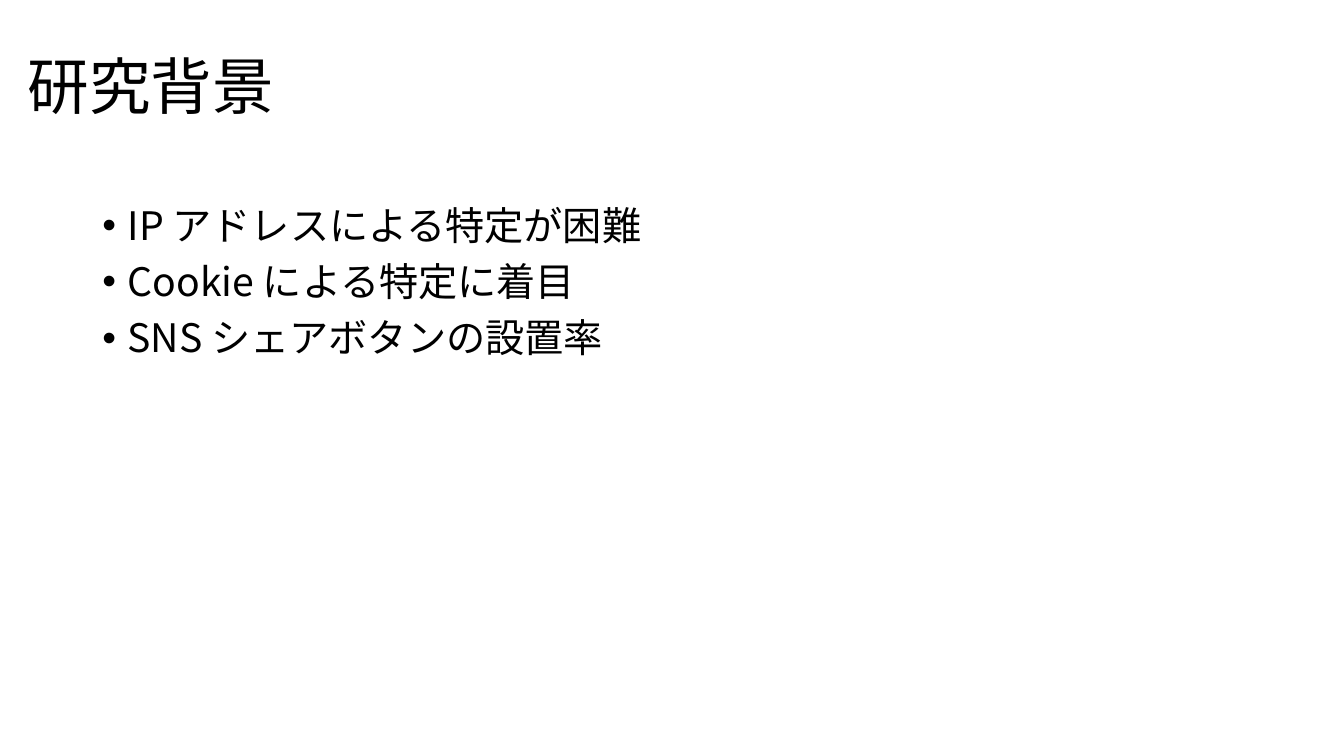
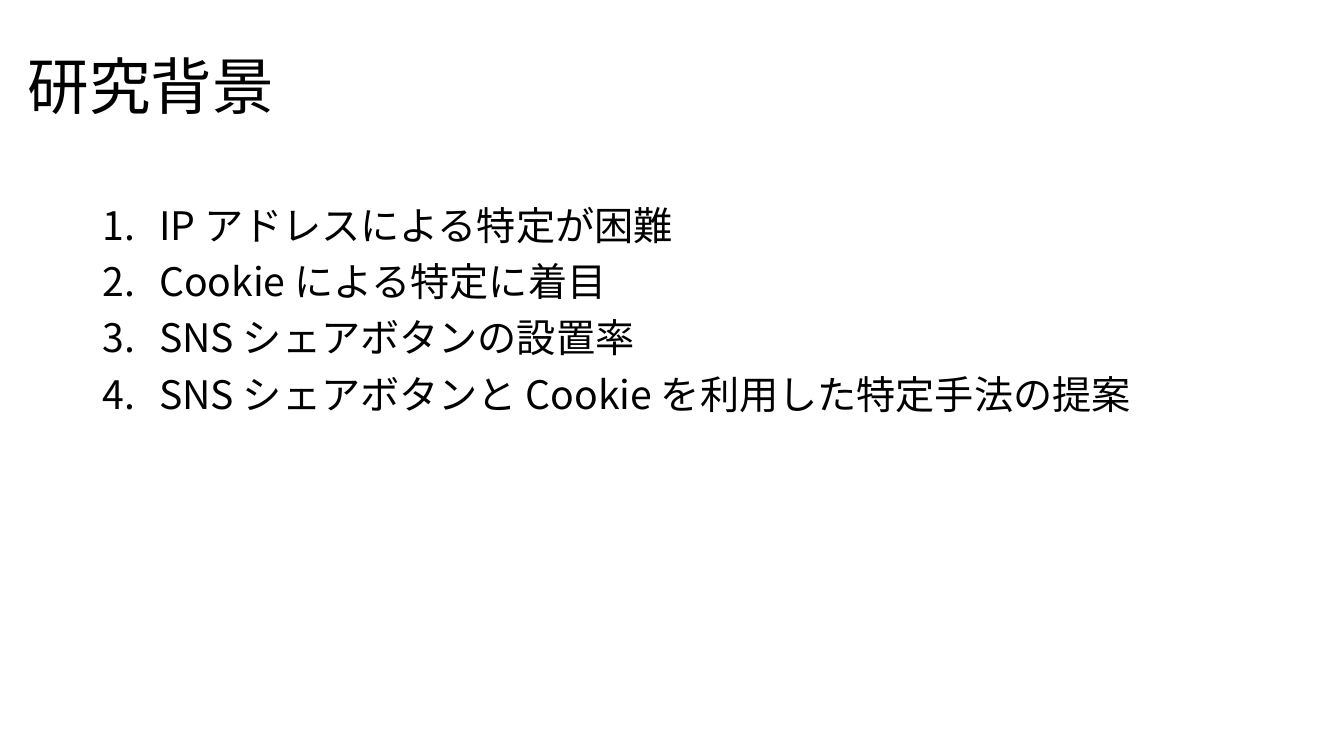
Before and after one commit to noraworld/graduation-thesis, a slide deck: slide 3 of presentation_slides.pptx (slide 4 before the commit). Drawn at 1344x756 pixels with LibreOffice and Linux fonts; fonts in the diff are those of the drawing. Boxes give left, top, right and bottom in pixels: in the first picture for what was removed or moved away, otherwise in the second. Text is boxed around its words. In the diff, an @@ line names an element or a change of style, - is before the commit and + after.

```diff
--- a/presentation_slides.pptx
+++ b/presentation_slides.pptx
@@ text at (159,207,673,356): bullet • to 1. @@
@@ text at (159,376,1131,413): paragraph added @@
+4. SNS シェアボタンと Cookie を利用した特定手法の提案
```
Also in this commit, not shown: 1 other slide changed.
